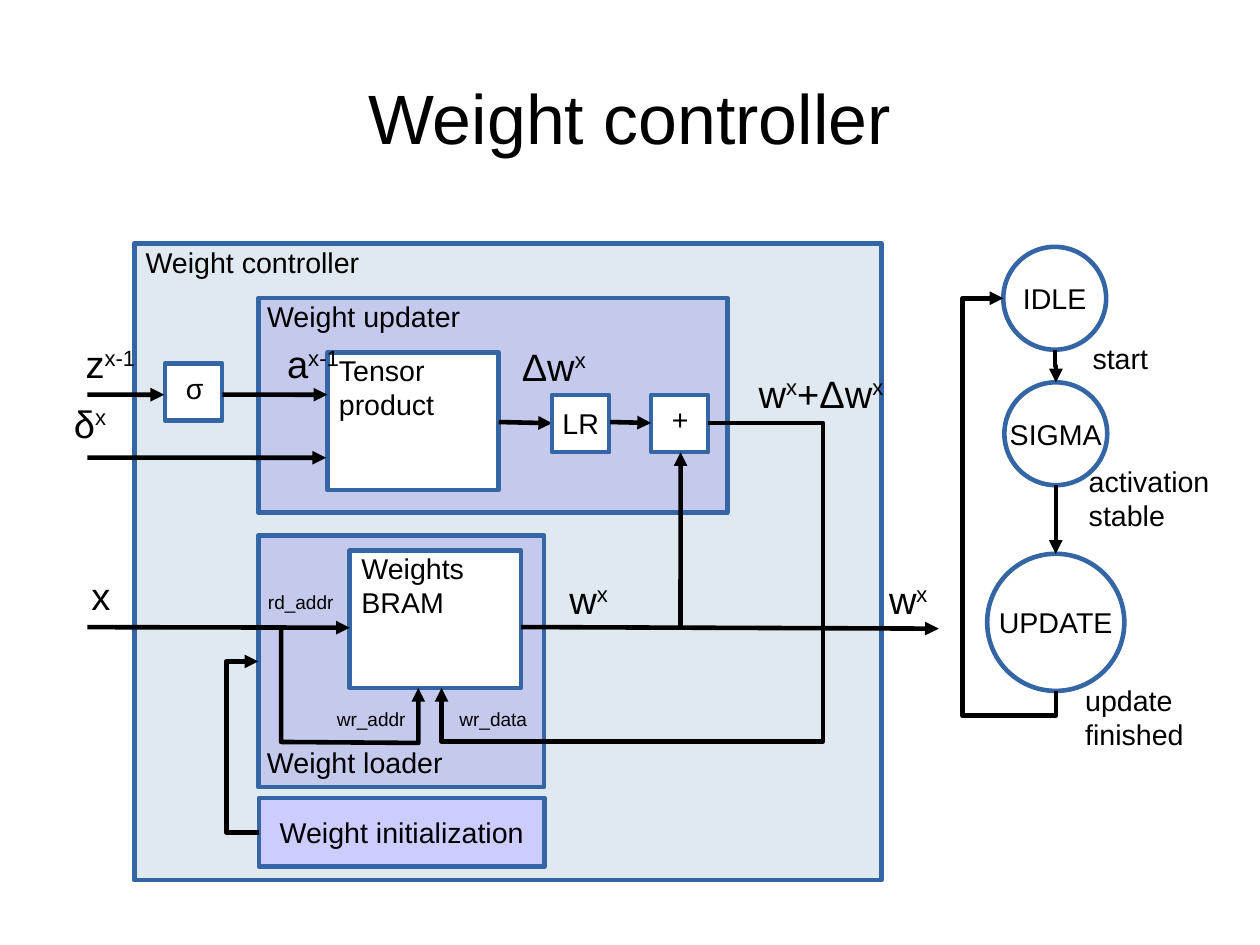
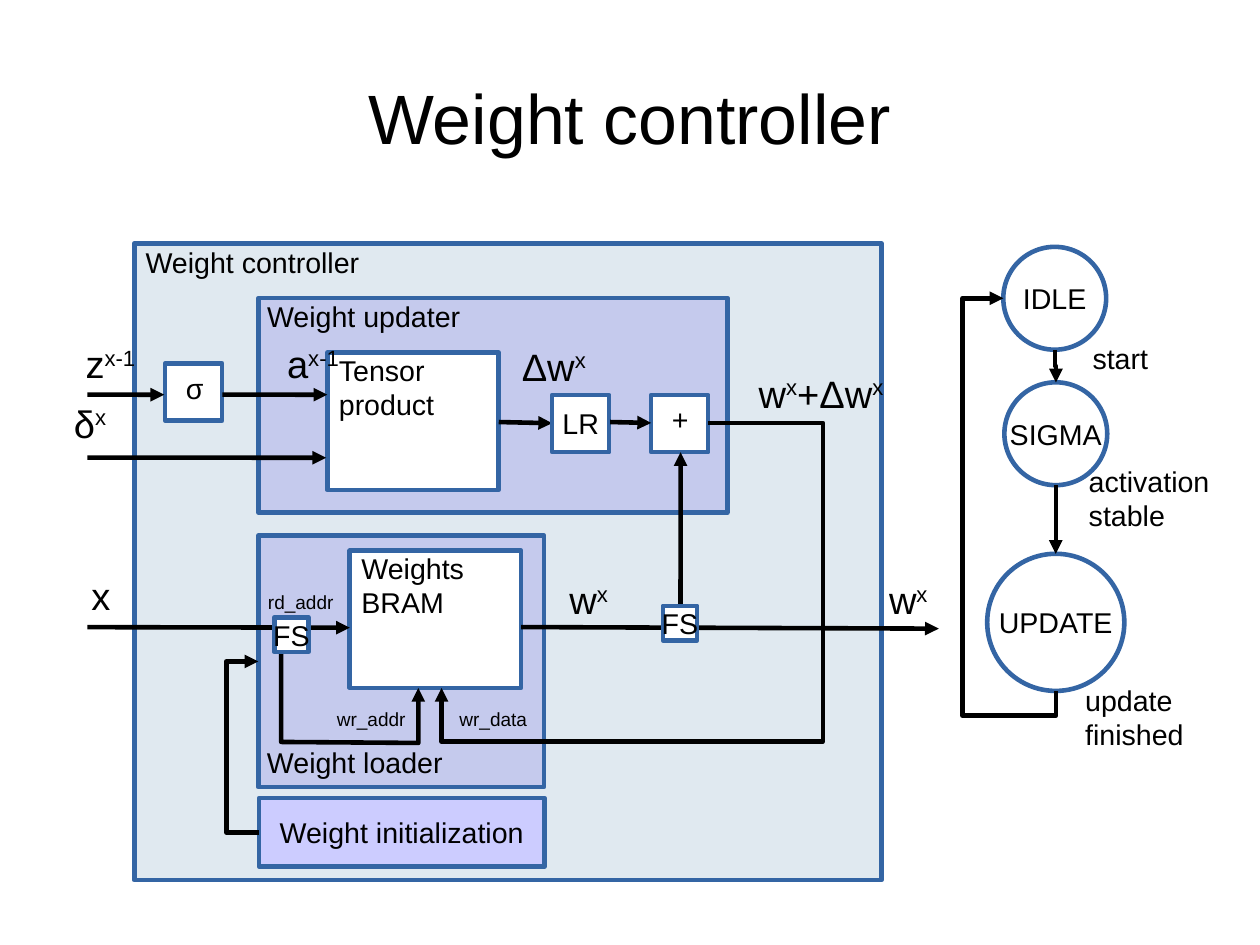
Before and after one commit to MihailoIsakov/layer_multiplex_nn, a slide deck: slide 22 of backpropagation/docs/doc.odp. Drawn at 1260x945 pixels with LibreOffice and Linux fonts; fonts in the diff are those of the drawing. Boxes give left, top, right and bottom in pixels: in the first picture for what was removed or moved away, otherwise in the second. Text is boxed around its words. In the diff, an @@ line names an element or a change of style, - is before the commit and + after.

```diff
--- a/backpropagation/docs/doc.odp
+++ b/backpropagation/docs/doc.odp
@@ rectangle added at [274, 617, 309, 652], fill #FFFFFF, outline #3465A4 2.89 pt, 18 pt, text #000000 @@
+FS
@@ rectangle added at [663, 606, 697, 640], fill #FFFFFF, outline #3465A4 2.89 pt, 18 pt, text #000000 @@
+FS
```
Also in this commit, not shown: 3 other slides changed, 4 slides added, 1 slide removed, 1 other file.
